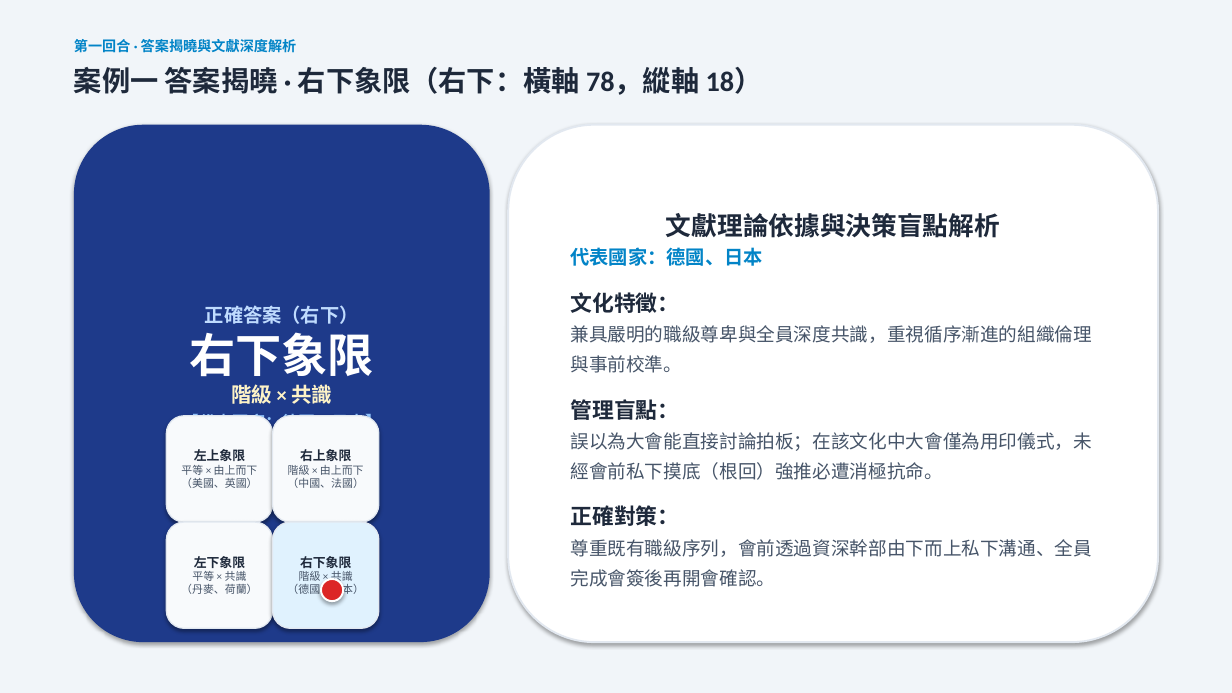
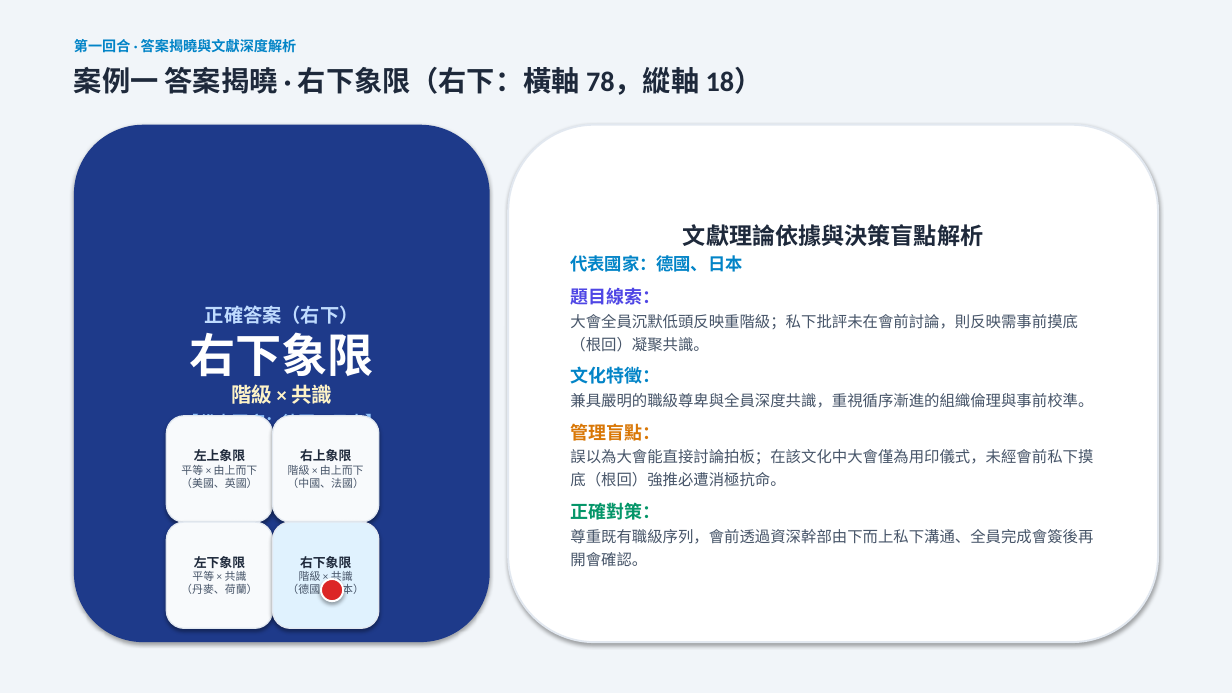
Before and after one commit to routerdd1818-tech/OB, a slide deck: slide 6 of 誰是文化王_備案簡報_Who_Is_Culture_King.pptx. Drawn at 1232x693 pixels with LibreOffice and Linux fonts; fonts in the diff are those of the drawing. Boxes give left, top, right and bottom in pixels: in the first picture for what was removed or moved away, otherwise in the second. Text is boxed around its words. In the diff, an @@ line names an element or a change of style, - is before the commit and + after.

```diff
--- a/誰是文化王_備案簡報_Who_Is_Culture_King.pptx
+++ b/誰是文化王_備案簡報_Who_Is_Culture_King.pptx
@@ text in rounded rectangle at (570,224,1093,566): size 20 to 18 pt in "文獻理論依據與決策盲點解析"; size 15 to 13.5 pt in "代表國家：德國、日本"; size 17 to 14 pt in "文化特徵：", "管理盲點：", "正確對策："; text colour #1E293B to #0284C7 in "文化特徵："; size 14.5 to 12 pt in "兼具嚴明的職級尊卑與全員深度共識，重視循序漸進的組織倫理與事前校準。", "誤以為大會能直接討論拍板；在該文化中大會僅為用印儀式，未經會前私下摸底（根回）強推必遭消極抗命。", "尊重既有職級序列，會前透過資深幹部由下而上私下溝通、全員完成會簽後再開會確認。"; text colour #1E293B to #D97706 in "管理盲點："; text colour #1E293B to #059669 in "正確對策："; less space between paragraphs; line spacing 1.35 to 1.25 @@
@@ text in rounded rectangle at (570,287,1078,352): paragraphs added @@
+題目線索：
+大會全員沉默低頭反映重階級；私下批評未在會前討論，則反映需事前摸底（根回）凝聚共識。
```
Also in this commit, not shown: 3 other slides changed, 5 other files.
